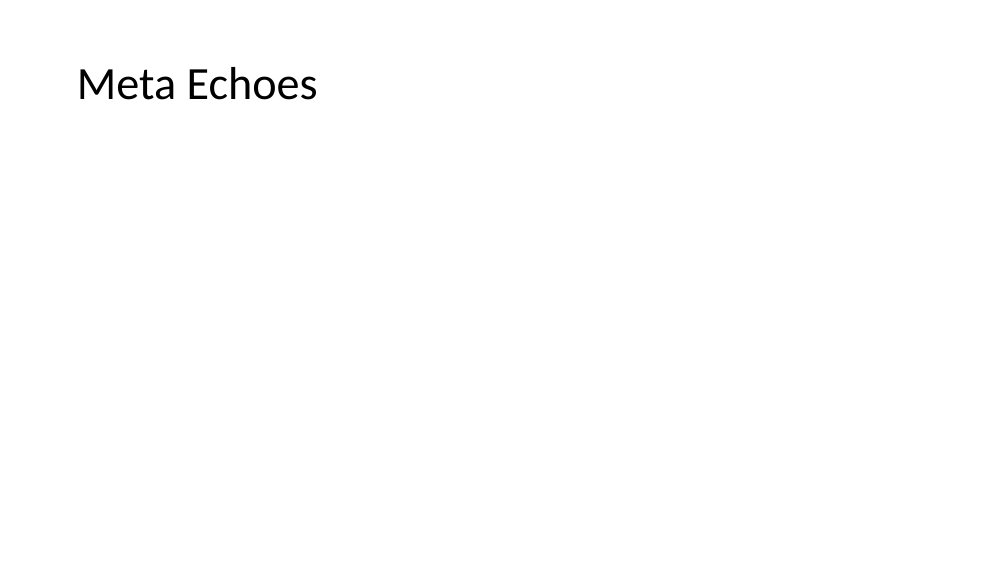
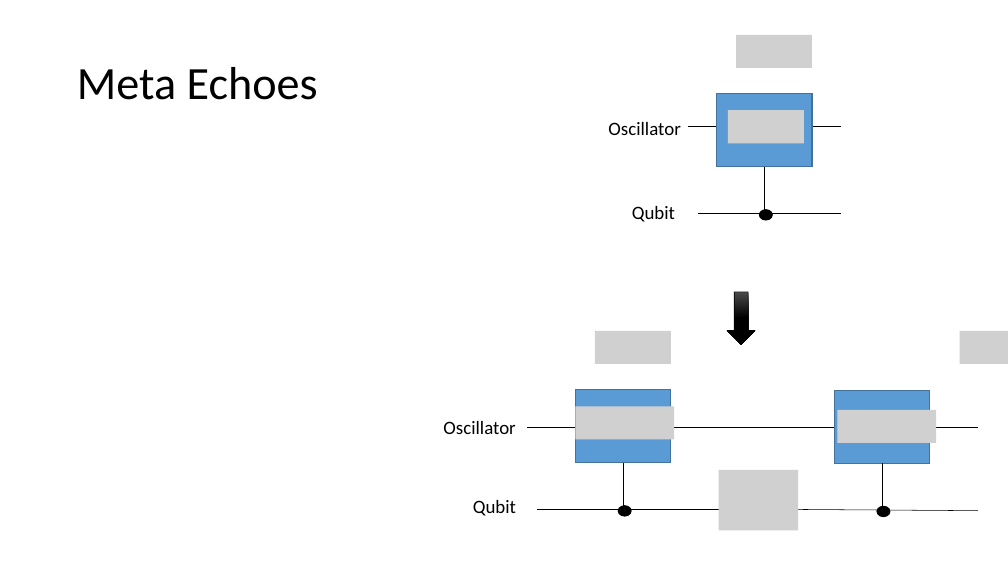
Before and after one commit to EeshGupta/Multimode-Conditional-Displacements, a slide deck: slide 18 of presentations/mcd.pptx. Drawn at 1008x567 pixels with LibreOffice and Linux fonts; fonts in the diff are those of the drawing; grey boxes stand for pictures. Boxes give left, top, right and bottom in pixels: in the first picture for what was removed or moved away, otherwise in the second. Text is boxed around its words. In the diff, an @@ line names an element or a change of style, - is before the commit and + after.

```diff
--- a/presentations/mcd.pptx
+++ b/presentations/mcd.pptx
@@ group added at [608,35,842,222]: 3 lines, 2 texts, 2 pictures, 1 rectangle, 1 ellipse @@
+Oscillator
+Qubit
@@ down arrow added at [727,292,755,345], fill gradient #4B4B4B to #000000, outline #000000 0.5 pt @@
@@ group added at [443,331,1008,531]: 6 lines, 5 pictures, 2 rectangles, 2 ellipses, 2 texts @@
+Oscillator
+Qubit
```
Also in this commit, not shown: 5 other slides changed, 1 slide added, 1 slide removed, 1 other file.
